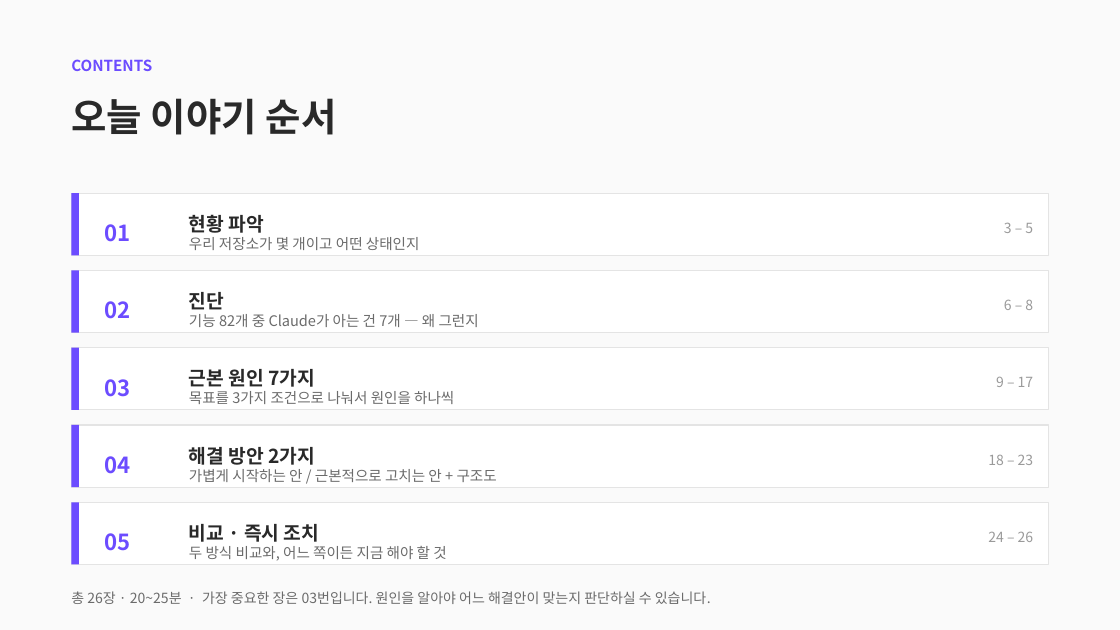
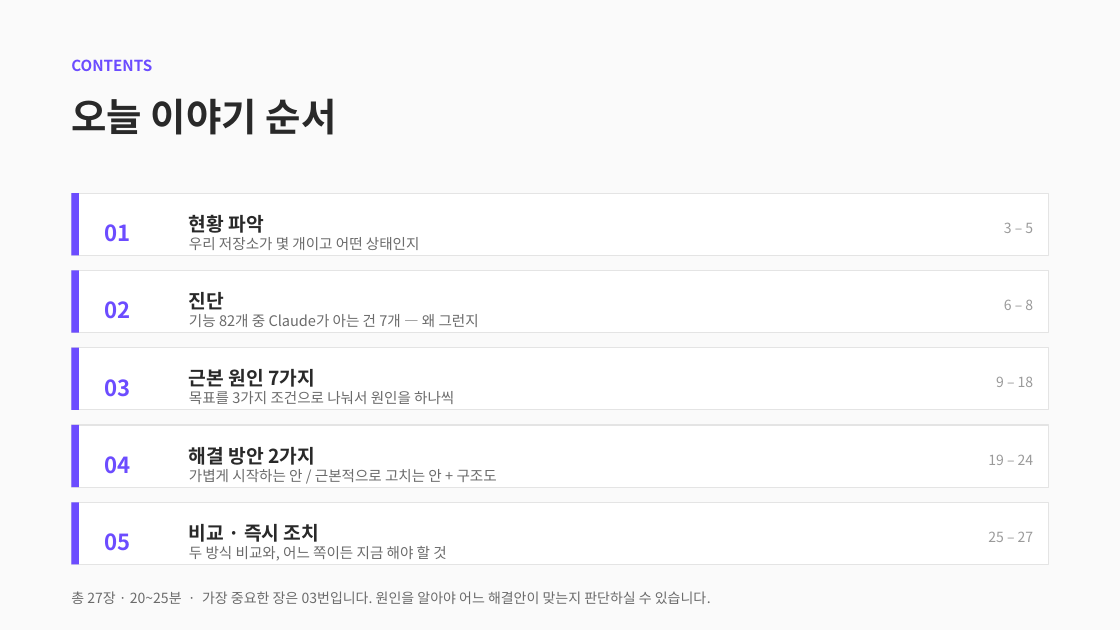
Before and after one commit to CdBd-in/design, a slide deck: slide 2 of CdBd 문서 체계 진단 및 개편 제안.pptx. Drawn at 1120x630 pixels with LibreOffice and Linux fonts; fonts in the diff are those of the drawing. Boxes give left, top, right and bottom in pixels: in the first picture for what was removed or moved away, otherwise in the second. Text is boxed around its words. In the diff, an @@ line names an element or a change of style, - is before the commit and + after.

```diff
--- a/CdBd 문서 체계 진단 및 개편 제안.pptx
+++ b/CdBd 문서 체계 진단 및 개편 제안.pptx
@@ text at (x1=996, y1=377, x2=1034, y2=387): text changed @@
-9 – 17
+9 – 18
@@ text at (x1=988, y1=455, x2=1034, y2=465): text changed @@
-18 – 23
+19 – 24
@@ text at (x1=988, y1=532, x2=1034, y2=542): text changed @@
-24 – 26
+25 – 27
@@ text at (x1=71, y1=591, x2=711, y2=604): text changed @@
-총 26장 · 20~25분 · 가장 중요한 장은 03번입니다. 원인을 알아야 어느 해결안이 맞는지 판단하실 수 있습니다.
+총 27장 · 20~25분 · 가장 중요한 장은 03번입니다. 원인을 알아야 어느 해결안이 맞는지 판단하실 수 있습니다.
```
Also in this commit, not shown: 1 other slide changed, 1 other file.
